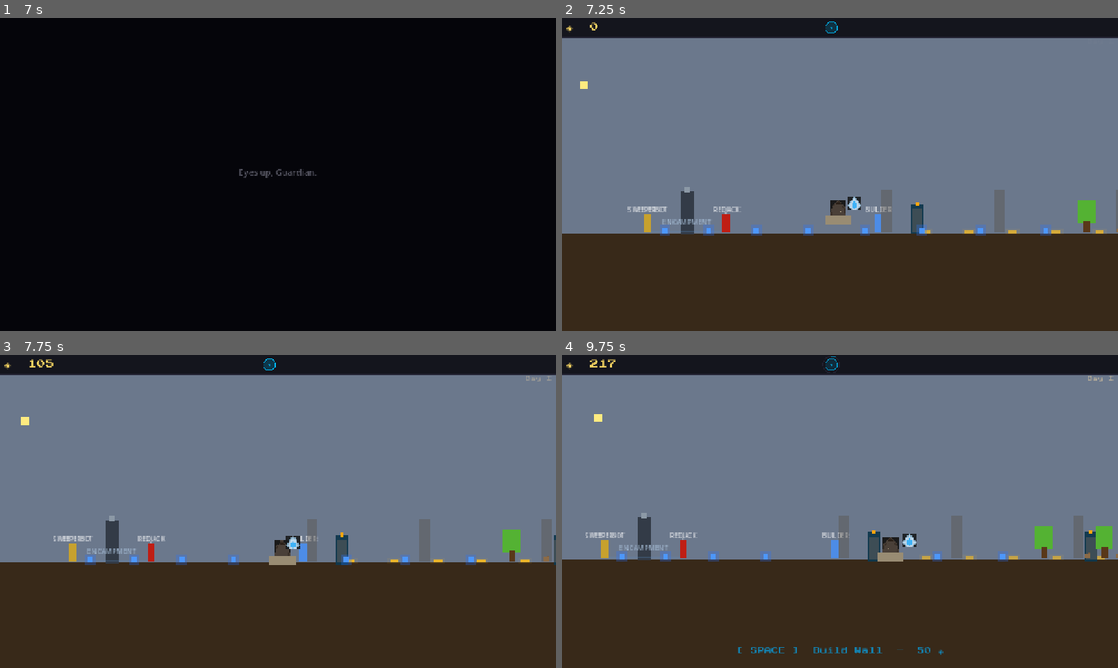
Above: before the commit, frames 1-4 (two rows, left to right).
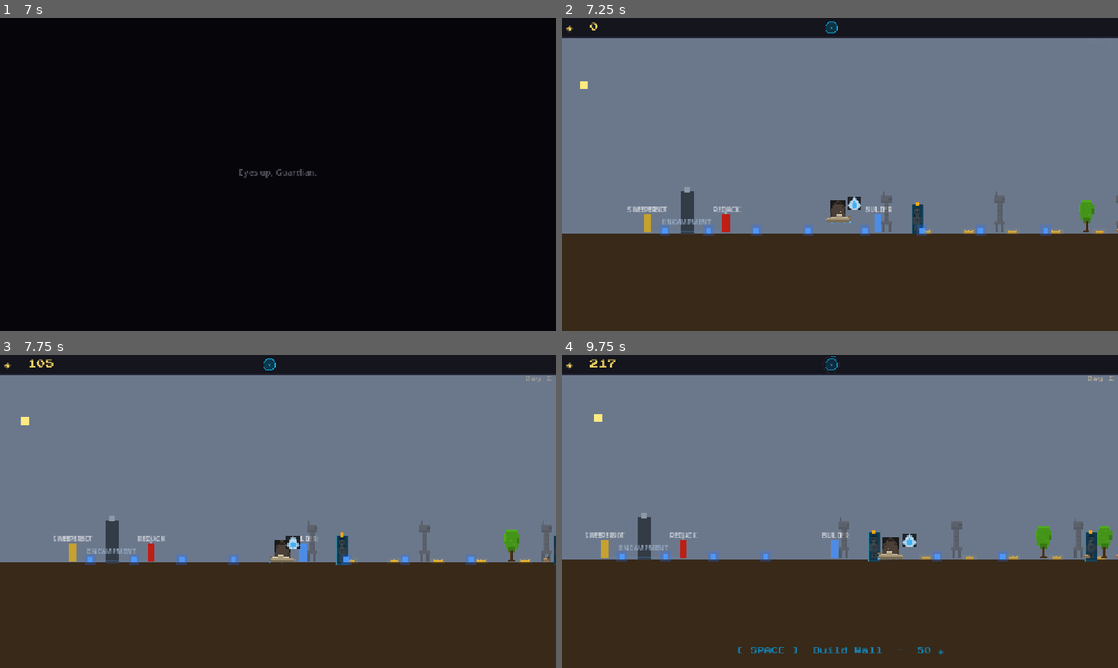
Above: after the commit, the same moments.

Repository: elliswalker/guardian-rising-game
Game: Godot game, scene res://scenes/world/opening.tscn
Two runs of this game, one before a commit and one after it. Both use one fixed random seed, a clock stepped at 60 frames per second and the inputs below.
Inputs:
- Up to frame 1 (7 s): tap Enter at 0.5, 2, 4.25 s; hold Space (action) 0.53-1.28 s; hold D (move_right) 0.53-2.03 s; tap E (ability) at 1.35, 5.85 s; tap Space (action) at 1.55, 2.85, 3.8, 4.35, 5, 6.05 s; hold A (move_left) 2.03-2.78 s; hold Space (action) 2.03-2.78 s; hold D (move_right) 2.78-4.28 s; hold E (ability) 3.53-4.28 s; hold A (move_left) 4.28-5.03 s; hold D (move_right) 5.03-5.78 s; hold Space (action) 5.03-5.78 s; hold A (move_left) from 5.78 s (still down); hold Space (action) from 6.53 s (still down)
- Up to frame 2 (7.25 s): keep holding A (move_left); keep holding Space (action)
- Up to frame 3 (7.75 s): release A (move_left) at 7.28 s; release Space (action) at 7.28 s; hold D (move_right) from 7.28 s (still down); tap Space (action) at 7.35 s
- Up to frame 4 (9.75 s): hold E (ability) 8.03-8.78 s; tap Space (action) at 8.3, 8.85 s; release D (move_right) at 9.53 s; hold A (move_left) from 9.53 s (still down); hold Space (action) from 9.53 s (still down)

Frame 1 is identical in both runs. In frame 2, 0.7% of the frame differs, in the area x 47-100%, y 54-69%; in frame 3, 0.8%; in frame 4, 1.1%, in the area x 49-100%, y 51-66%.

Commit message:
Placeholder sprite pass: structures, frames, sparrow, ship, critter
Fixes #10 — every remaining ColorRect entity now has a distinct pixel
silhouette, generated at small scale matching current world footprints
(Ellis's call — no world rescale).

New assets (tools/gen_placeholder_sprites.py, rerunnable):
- frame.png 12x26 (boxy robot) + locker.png 14x34 (teal stasis cabinet)
- wall.png 5x34, tower.png 12x48, build_site.png 10x4, tree foliage+trunk,
  ship_hull.png 52x14, sparrow.png 30x11, critter.png 8x6

Sprites that scripts tint at runtime (wall tiers, tower health, frame job
colors, tree HP, ship stages) are drawn near-white grayscale so modulate
multiplication produces the intended color. Baked-color sprites (locker,
sparrow, build site, critter) have no tint logic.

Script changes: ColorRect -> Sprite2D types, .color writes -> .modulate
(guardian.gd job coding, wall.gd, tower.gd, ship.gd, tree.gd). Tree's
commissioned-glow now merges into _update_visual instead of fighting the
tint channel; trees tint at _ready.

Also deleted two stale iCloud .tmp script copies (known sync artifact).

Co-Authored-By: Claude Sonnet 4.6 <noreply@anthropic.com>

Diff:
--- a/scenes/player/player.tscn
+++ b/scenes/player/player.tscn
@@ -1,7 +1,8 @@
-[gd_scene load_steps=4 format=3]
+[gd_scene load_steps=5 format=3]
 
 [ext_resource type="Script" path="res://scripts/player/player.gd" id="1"]
 [ext_resource type="Texture2D" path="res://assets/sprites/player/hunter.png" id="2"]
+[ext_resource type="Texture2D" path="res://assets/sprites/player/sparrow.png" id="3"]
 
 [sub_resource type="RectangleShape2D" id="RectangleShape2D_1"]
 size = Vector2(13, 26)
@@ -14,12 +15,10 @@
 texture = ExtResource("2")
 texture_filter = 1
 
-[node name="SparrowSprite" type="ColorRect" parent="."]
-offset_left = -15.0
-offset_top = -8.0
-offset_right = 15.0
-offset_bottom = 3.0
-color = Color(0.6, 0.55, 0.45, 1)
+[node name="SparrowSprite" type="Sprite2D" parent="."]
+position = Vector2(0, -3)
+texture = ExtResource("3")
+texture_filter = 1
 
 [node name="CollisionShape2D" type="CollisionShape2D" parent="."]
 position = Vector2(0, -13)
--- a/scenes/world/build_site.tscn
+++ b/scenes/world/build_site.tscn
@@ -1,6 +1,7 @@
-[gd_scene load_steps=3 format=3]
+[gd_scene load_steps=4 format=3]
 
 [ext_resource type="Script" path="res://scripts/world/build_site.gd" id="1"]
+[ext_resource type="Texture2D" path="res://assets/sprites/structures/build_site.png" id="2"]
 
 [sub_resource type="RectangleShape2D" id="RectangleShape2D_1"]
 size = Vector2(20, 16)
@@ -8,12 +9,10 @@
 [node name="BuildSite" type="Area2D"]
 script = ExtResource("1")
 
-[node name="SiteSprite" type="ColorRect" parent="."]
-offset_left = -5.0
-offset_top = -2.0
-offset_right = 5.0
-offset_bottom = 2.0
-color = Color(1.0, 0.75, 0.1, 1.0)
+[node name="SiteSprite" type="Sprite2D" parent="."]
+position = Vector2(0, 0)
+texture = ExtResource("2")
+texture_filter = 1
 
 [node name="Glow" type="ColorRect" parent="."]
 offset_left = -8.0
--- a/scenes/world/guardian.tscn
+++ b/scenes/world/guardian.tscn
@@ -1,6 +1,8 @@
-[gd_scene load_steps=3 format=3]
+[gd_scene load_steps=5 format=3]
 
 [ext_resource type="Script" path="res://scripts/world/guardian.gd" id="1"]
+[ext_resource type="Texture2D" path="res://assets/sprites/structures/locker.png" id="2"]
+[ext_resource type="Texture2D" path="res://assets/sprites/structures/frame.png" id="3"]
 
 [sub_resource type="RectangleShape2D" id="RectangleShape2D_1"]
 size = Vector2(12, 26)
@@ -8,12 +10,10 @@
 [node name="Frame" type="CharacterBody2D"]
 script = ExtResource("1")
 
-[node name="LockerSprite" type="ColorRect" parent="."]
-offset_left = -7.0
-offset_top = -32.0
-offset_right = 7.0
-offset_bottom = 2.0
-color = Color(0.06, 0.22, 0.30, 0.95)
+[node name="LockerSprite" type="Sprite2D" parent="."]
+position = Vector2(0, -15)
+texture = ExtResource("2")
+texture_filter = 1
 
 [node name="IndicatorLight" type="ColorRect" parent="."]
 offset_left = -2.0
@@ -22,12 +22,10 @@
 offset_bottom = -30.0
 color = Color(1.0, 0.65, 0.05, 1.0)
 
-[node name="FrameSprite" type="ColorRect" parent="."]
-offset_left = -6.0
-offset_top = -26.0
-offset_right = 6.0
-offset_bottom = 0.0
-color = Color(0.35, 0.35, 0.35, 0.6)
+[node name="FrameSprite" type="Sprite2D" parent="."]
+position = Vector2(0, -13)
+texture = ExtResource("3")
+texture_filter = 1
 
 [node name="CollisionShape2D" type="CollisionShape2D" parent="."]
 position = Vector2(0, -13)
--- a/scenes/world/ship.tscn
+++ b/scenes/world/ship.tscn
@@ -1,6 +1,7 @@
-[gd_scene load_steps=3 format=3 uid="uid://ship_world_01"]
+[gd_scene load_steps=4 format=3 uid="uid://ship_world_01"]
 
 [ext_resource type="Script" path="res://scripts/world/ship.gd" id="1"]
+[ext_resource type="Texture2D" path="res://assets/sprites/structures/ship_hull.png" id="2"]
 
 [sub_resource type="RectangleShape2D" id="1"]
 size = Vector2(52, 18)
@@ -15,12 +16,10 @@
 offset_bottom = 8.0
 color = Color(0.3, 0.85, 1.0, 0.0)
 
-[node name="Hull" type="ColorRect" parent="."]
-offset_left = -26.0
-offset_top = -8.0
-offset_right = 26.0
-offset_bottom = 6.0
-color = Color(0.25, 0.22, 0.20, 1.0)
+[node name="Hull" type="Sprite2D" parent="."]
+position = Vector2(0, -1)
+texture = ExtResource("2")
+texture_filter = 1
 
 [node name="Engine" type="ColorRect" parent="."]
 offset_left = 18.0
--- a/scenes/world/tower.tscn
+++ b/scenes/world/tower.tscn
@@ -1,6 +1,7 @@
-[gd_scene load_steps=4 format=3]
+[gd_scene load_steps=5 format=3]
 
 [ext_resource type="Script" path="res://scripts/world/tower.gd" id="1"]
+[ext_resource type="Texture2D" path="res://assets/sprites/structures/tower.png" id="2"]
 
 [sub_resource type="RectangleShape2D" id="RectangleShape2D_1"]
 size = Vector2(12, 40)
@@ -13,12 +14,10 @@
 collision_mask = 0
 script = ExtResource("1")
 
-[node name="TowerSprite" type="ColorRect" parent="."]
-offset_left = -6.0
-offset_top = -48.0
-offset_right = 6.0
-offset_bottom = 0.0
-color = Color(0.50, 0.44, 0.36, 1.0)
+[node name="TowerSprite" type="Sprite2D" parent="."]
+position = Vector2(0, -24)
+texture = ExtResource("2")
+texture_filter = 1
 
 [node name="CollisionShape2D" type="CollisionShape2D" parent="."]
 position = Vector2(0, -20)
--- a/scenes/world/tree.tscn
+++ b/scenes/world/tree.tscn
@@ -1,20 +1,18 @@
-[gd_scene load_steps=2 format=3]
+[gd_scene load_steps=4 format=3]
 
 [ext_resource type="Script" path="res://scripts/world/tree.gd" id="1"]
+[ext_resource type="Texture2D" path="res://assets/sprites/structures/tree_foliage.png" id="2"]
+[ext_resource type="Texture2D" path="res://assets/sprites/structures/tree_trunk.png" id="3"]
 
 [node name="Tree" type="Node2D"]
 script = ExtResource("1")
 
-[node name="Foliage" type="ColorRect" parent="."]
-offset_left = -10.0
-offset_top = -36.0
-offset_right = 10.0
-offset_bottom = -10.0
-color = Color(0.33, 0.70, 0.20, 1.0)
+[node name="Foliage" type="Sprite2D" parent="."]
+position = Vector2(0, -23)
+texture = ExtResource("2")
+texture_filter = 1
 
-[node name="Trunk" type="ColorRect" parent="."]
-offset_left = -3.5
-offset_top = -12.0
-offset_right = 3.5
-offset_bottom = 0.0
-color = Color(0.35, 0.22, 0.10, 1.0)
+[node name="Trunk" type="Sprite2D" parent="."]
+position = Vector2(0, -6)
+texture = ExtResource("3")
+texture_filter = 1
--- a/scenes/world/wall.tscn
+++ b/scenes/world/wall.tscn
@@ -1,6 +1,7 @@
-[gd_scene load_steps=3 format=3]
+[gd_scene load_steps=4 format=3]
 
 [ext_resource type="Script" path="res://scripts/world/wall.gd" id="1"]
+[ext_resource type="Texture2D" path="res://assets/sprites/structures/wall.png" id="2"]
 
 [sub_resource type="RectangleShape2D" id="RectangleShape2D_1"]
 size = Vector2(5, 34)
@@ -8,12 +9,10 @@
 [node name="Wall" type="StaticBody2D"]
 script = ExtResource("1")
 
-[node name="WallSprite" type="ColorRect" parent="."]
-offset_left = -2.5
-offset_top = -32.0
-offset_right = 2.5
-offset_bottom = 2.0
-color = Color(0.35, 0.38, 0.42, 1)
+[node name="WallSprite" type="Sprite2D" parent="."]
+position = Vector2(0, -15)
+texture = ExtResource("2")
+texture_filter = 1
 
 [node name="CollisionShape2D" type="CollisionShape2D" parent="."]
 position = Vector2(0, -15)
--- a/scenes/world/wildlife.tscn
+++ b/scenes/world/wildlife.tscn
@@ -1,20 +1,12 @@
-[gd_scene load_steps=2 format=3]
+[gd_scene load_steps=3 format=3]
 
 [ext_resource type="Script" path="res://scripts/world/wildlife.gd" id="1"]
+[ext_resource type="Texture2D" path="res://assets/sprites/world/critter.png" id="2"]
 
 [node name="Wildlife" type="Node2D"]
 script = ExtResource("1")
 
-[node name="Body" type="ColorRect" parent="."]
-offset_left = -3.0
-offset_top = -3.0
-offset_right = 3.0
-offset_bottom = 1.0
-color = Color(0.55, 0.42, 0.28, 1.0)
-
-[node name="Ear" type="ColorRect" parent="."]
-offset_left = 1.0
-offset_top = -5.0
-offset_right = 3.0
-offset_bottom = -3.0
-color = Color(0.48, 0.36, 0.24, 1.0)
+[node name="Body" type="Sprite2D" parent="."]
+position = Vector2(0, -1)
+texture = ExtResource("2")
+texture_filter = 1
--- a/scripts/world/build_site.gd
+++ b/scripts/world/build_site.gd
@@ -4,7 +4,7 @@
 const SWING_COUNT := 4
 const BUILD_COST  := 50  # glimmer charged when player actions the job
 
-@onready var _site_sprite: ColorRect = $SiteSprite
+@onready var _site_sprite: Sprite2D = $SiteSprite
 @onready var _glow: ColorRect = $Glow
 
 # Tier memory from the wall that was here before (1=Wood … 4=Shield).
--- a/scripts/world/guardian.gd
+++ b/scripts/world/guardian.gd
@@ -66,8 +66,8 @@
 const COLOR_LOCKER   := Color(0.06, 0.22, 0.30, 0.95)
 const COLOR_INDICATOR_AMBER := Color(1.0, 0.65, 0.05, 1.0)
 
-@onready var _sprite: ColorRect = $FrameSprite
-@onready var _locker_sprite: ColorRect = $LockerSprite
+@onready var _sprite: Sprite2D = $FrameSprite
+@onready var _locker_sprite: Sprite2D = $LockerSprite
 @onready var _indicator_light: ColorRect = $IndicatorLight
 
 var state: State = State.DORMANT
@@ -96,7 +96,7 @@
 	add_to_group("frame_npc")
 	collision_layer = 16  # frame NPC layer — player and enemies pass through
 	collision_mask = 1    # ground only
-	_sprite.color = COLOR_DORMANT
+	_sprite.modulate = COLOR_DORMANT
 	_spawn_pos = global_position
 	_restore_locker()
 	GameState.redjack_job_created.connect(_on_redjack_job_created)
@@ -228,7 +228,7 @@
 		GameState.action_prompt_hide.emit()
 	_open_locker()
 	add_to_group("frame_following")
-	_sprite.color = COLOR_WAITING
+	_sprite.modulate = COLOR_WAITING
 	_find_nearest_job_post()
 	state = State.SEEKING_JOB_POST
 
@@ -270,7 +270,7 @@
 	if GameState.wave_changed.is_connected(_on_wave_changed):
 		GameState.wave_changed.disconnect(_on_wave_changed)
 	state = State.RETURNING_TO_SPAWN
-	_sprite.color = COLOR_DORMANT
+	_sprite.modulate = COLOR_DORMANT
 
 func _do_return_to_spawn() -> void:
 	var dist: float = abs(global_position.x - _spawn_pos.x)
@@ -466,7 +466,7 @@
 	remove_from_group("frame_following")
 	add_to_group("frame_waiting")
 	state = State.WAITING
-	_sprite.color = COLOR_WAITING
+	_sprite.modulate = COLOR_WAITING
 	_try_take_post_job()
 
 func _try_take_post_job() -> void:
@@ -512,7 +512,7 @@
 	remove_from_group("frame_waiting")
 	add_to_group("redjacks")
 	state = State.PATROL
-	_sprite.color = COLOR_REDJACK
+	_sprite.modulate = COLOR_REDJACK
 	GameState.wave_changed.connect(_on_wave_changed)
 	if GameState.wave_number >= 1:
 		_start_repositioning()
@@ -531,7 +531,7 @@
 	remove_from_group("frame_waiting")
 	add_to_group("sweeperbots")
 	state = State.SWEEPING
-	_sprite.color = COLOR_FARMER
+	_sprite.modulate = COLOR_FARMER
 
 func _on_builder_job_created() -> void:
 	if state != State.WAITING:
@@ -547,7 +547,7 @@
 	_is_builder = true
 	remove_from_group("frame_waiting")
 	add_to_group("builders")
-	_sprite.color = COLOR_BUILDER
+	_sprite.modulate = COLOR_BUILDER
 	GameState.build_job_queued.connect(_on_build_job_queued)
 	_try_claim_build_job()
 
@@ -746,7 +746,7 @@
 		if not _repair_target.has_method("can_upgrade") or not _repair_target.call("can_upgrade"):
 			_repair_target = null
 			_is_upgrading = false
-			_sprite.color = COLOR_BUILDER
+			_sprite.modulate = COLOR_BUILDER
 			state = State.BUILDER_IDLE
 			return
 	else:
@@ -754,7 +754,7 @@
 		var hp_int: int = hp_val as int if hp_val != null else 0
 		if hp_int <= 0 or (hp_int % 2) == 0:  # wall gone or already healthy
 			_repair_target = null
-			_sprite.color = COLOR_BUILDER
+			_sprite.modulate = COLOR_BUILDER
 			state = State.BUILDER_IDLE
 			return
 	var dist: float = abs(global_position.x - _repair_target.global_position.x)
@@ -764,7 +764,7 @@
 	velocity.x = 0.0
 	_build_timer += delta
 	var pulse: float = sin(_build_timer * TAU) * 0.5 + 0.5
-	_sprite.color = COLOR_BUILDER.lerp(COLOR_FLASH, pulse)
+	_sprite.modulate = COLOR_BUILDER.lerp(COLOR_FLASH, pulse)
 	if _build_timer >= BUILD_SWING_TIME:
 		_build_timer = 0.0
 		if _repair_target and is_instance_valid(_repair_target):
@@ -774,7 +774,7 @@
 				_repair_target.call("repair")
 		_repair_target = null
 		_is_upgrading = false
-		_sprite.color = COLOR_BUILDER
+		_sprite.modulate = COLOR_BUILDER
 		state = State.BUILDER_IDLE
 
 func _do_seek_site(_delta: float) -> void:
@@ -795,14 +795,14 @@
 		return
 	_build_timer += delta
 	var pulse: float = sin(_build_timer * TAU) * 0.5 + 0.5
-	_sprite.color = COLOR_BUILDER.lerp(COLOR_WAITING, pulse)
+	_sprite.modulate = COLOR_BUILDER.lerp(COLOR_WAITING, pulse)
 	if _build_timer >= BUILD_SWING_TIME:
 		_build_timer -= BUILD_SWING_TIME  # keep rhythm; don't reset to 0
 		if _build_site_target and is_instance_valid(_build_site_target):
 			_build_site_target.add_progress(1)
 			if not is_instance_valid(_build_site_target) or _build_site_target.is_complete():
 				_build_site_target = null
-				_sprite.color = COLOR_BUILDER
+				_sprite.modulate = COLOR_BUILDER
 				_try_claim_build_job()
 
 # ── Reposition ────────────────────────────────────────────────────────────────
@@ -864,7 +864,7 @@
 	_tower = tower
 	tower.garrison(self)
 	state = State.GARRISONED
-	_sprite.color = COLOR_REDJACK  # visible, stationed at tower
+	_sprite.modulate = COLOR_REDJACK  # visible, stationed at tower
 
 func exit_tower() -> void:
 	_tower = null
@@ -882,11 +882,11 @@
 		_flash_attack()
 
 func _flash_attack() -> void:
-	var restore_color: Color = _sprite.color
+	var restore_color: Color = _sprite.modulate
 	var tween: Tween = create_tween()
-	tween.tween_property(_sprite, "color", COLOR_FLASH, 0.0)
+	tween.tween_property(_sprite, "modulate", COLOR_FLASH, 0.0)
 	tween.tween_interval(0.08)
-	tween.tween_property(_sprite, "color", restore_color, 0.12)
+	tween.tween_property(_sprite, "modulate", restore_color, 0.12)
 
 # ── Tree chopping (builders) ──────────────────────────────────────────────────
 
@@ -902,14 +902,14 @@
 	velocity.x = 0.0
 	_build_timer += delta
 	var pulse: float = sin(_build_timer * TAU) * 0.5 + 0.5
-	_sprite.color = COLOR_BUILDER.lerp(COLOR_FLASH, pulse)
+	_sprite.modulate = COLOR_BUILDER.lerp(COLOR_FLASH, pulse)
 	if _build_timer >= BUILD_SWING_TIME:
 		_build_timer = 0.0
 		if _tree_target and is_instance_valid(_tree_target):
 			var fell: bool = _tree_target.call("chop")
 			if fell or not is_instance_valid(_tree_target):
 				_tree_target = null
-				_sprite.color = COLOR_BUILDER
+				_sprite.modulate = COLOR_BUILDER
 				state = State.BUILDER_IDLE
 
 # ── Assault (player ordered charge) ──────────────────────────────────────────
--- a/scripts/world/ship.gd
+++ b/scripts/world/ship.gd
@@ -15,7 +15,7 @@
 	Color(0.80, 0.78, 0.72, 1.0),  # launch-ready — bright
 ]
 
-@onready var _hull:   ColorRect = $Hull
+@onready var _hull:   Sprite2D = $Hull
 @onready var _engine: ColorRect = $Engine
 @onready var _glow:   ColorRect = $Glow
 
@@ -89,7 +89,7 @@
 		_show_prompt()
 
 func _update_visual() -> void:
-	_hull.color = STAGE_HULL_COLORS[_stage]
+	_hull.modulate = STAGE_HULL_COLORS[_stage]
 	var glow_alpha: float = float(_stage) / 3.0 * 0.55
 	_glow.modulate.a = glow_alpha
 	_engine.modulate.a = 0.3 + float(_stage) / 3.0 * 0.7
--- a/scripts/world/tower.gd
+++ b/scripts/world/tower.gd
@@ -11,7 +11,7 @@
 const COLOR_DAMAGED    := Color(0.28, 0.22, 0.16, 1.0)
 const COLOR_UNBUILT    := Color(0.35, 0.33, 0.30, 0.45)
 
-@onready var _sprite: ColorRect = $TowerSprite
+@onready var _sprite: Sprite2D = $TowerSprite
 
 var _built: bool = false
 var _commissioned: bool = false
@@ -95,10 +95,10 @@
 
 func _update_visual() -> void:
 	if not _built:
-		_sprite.color = COLOR_UNBUILT
+		_sprite.modulate = COLOR_UNBUILT
 		return
 	var t: float = float(_hp) / float(MAX_HP)
-	_sprite.color = COLOR_HEALTHY.lerp(COLOR_DAMAGED, 1.0 - t)
+	_sprite.modulate = COLOR_HEALTHY.lerp(COLOR_DAMAGED, 1.0 - t)
 
 func _fire_at_nearest_enemy() -> void:
 	if not _bullet_scene:
--- a/scripts/world/tree.gd
+++ b/scripts/world/tree.gd
@@ -11,8 +11,8 @@
 
 const BUILD_SITE_SCENE := preload("res://scenes/world/build_site.tscn")
 
-@onready var _foliage: ColorRect = $Foliage
-@onready var _trunk:   ColorRect = $Trunk
+@onready var _foliage: Sprite2D = $Foliage
+@onready var _trunk:   Sprite2D = $Trunk
 
 var _hp: int = HP_MAX
 var _commissioned: bool = false
@@ -20,6 +20,7 @@
 
 func _ready() -> void:
 	add_to_group("trees")
+	_update_visual()
 
 func _process(_delta: float) -> void:
 	if _commissioned:
@@ -44,8 +45,7 @@
 	_commissioned = true
 	_player_nearby = false
 	GameState.hide_action_prompt(self)
-	# The tree appears slightly brighter once commissioned
-	_foliage.modulate = Color(1.2, 1.2, 0.8, 1.0)
+	_update_visual()  # commissioned trees render brighter
 
 # Returns true when the tree falls. Called by builder on each swing.
 func chop() -> bool:
@@ -66,7 +66,9 @@
 
 func _update_visual() -> void:
 	var t: float = float(_hp) / float(HP_MAX)
-	_foliage.color = Color(0.18 + t * 0.15, 0.48 + t * 0.22, 0.12, 1.0)
-	_trunk.color = Color(0.35 - (1.0 - t) * 0.12, 0.22 - (1.0 - t) * 0.05, 0.10, 1.0)
+	var fol: Color = Color(0.18 + t * 0.15, 0.48 + t * 0.22, 0.12, 1.0)
 	if _commissioned:
-		_foliage.modulate = Color(1.2, 1.2, 0.8, 1.0)
+		# marked for chopping — brighter, yellow-shifted
+		fol = Color(minf(fol.r * 1.8, 1.0), minf(fol.g * 1.5, 1.0), fol.b * 0.8, 1.0)
+	_foliage.modulate = fol
+	_trunk.modulate = Color(0.35 - (1.0 - t) * 0.12, 0.22 - (1.0 - t) * 0.05, 0.10, 1.0)
--- a/scripts/world/wall.gd
+++ b/scripts/world/wall.gd
@@ -20,7 +20,7 @@
 
 const HITS_PER_HP := 3  # dreg hits required to lose 1 HP; wood wall survives 6 hits
 
-@onready var _sprite: ColorRect = $WallSprite
+@onready var _sprite: Sprite2D = $WallSprite
 
 # Set this before add_child() to spawn a wall at the correct tier.
 # Default 2 = Healthy Wood.
@@ -61,7 +61,7 @@
 	if _hp <= 0:
 		return
 	var tier: int = current_tier()
-	_sprite.color = COLOR_BROKEN[tier] if (_hp % 2) == 1 else COLOR_HEALTHY[tier]
+	_sprite.modulate = COLOR_BROKEN[tier] if (_hp % 2) == 1 else COLOR_HEALTHY[tier]
 
 func repair() -> void:
 	if _hp <= 0:
--- a/scripts/world/wildlife.gd
+++ b/scripts/world/wildlife.gd
@@ -13,7 +13,7 @@
 const WANDER_CHANGE_MIN := 1.2
 const WANDER_CHANGE_MAX := 3.0
 
-@onready var _body: ColorRect = $Body
+@onready var _body: Sprite2D = $Body
 
 var _home_x: float = 0.0
 var _dir: float = 1.0
Binary file added: assets/sprites/player/sparrow.png
Binary file added: assets/sprites/structures/build_site.png
Binary file added: assets/sprites/structures/frame.png
Binary file added: assets/sprites/structures/locker.png
Binary file added: assets/sprites/structures/ship_hull.png
Binary file added: assets/sprites/structures/tower.png
Binary file added: assets/sprites/structures/tree_foliage.png
Binary file added: assets/sprites/structures/tree_trunk.png
Binary file added: assets/sprites/structures/wall.png
Binary file added: assets/sprites/world/critter.png
Not shown, added: scripts/world/wildlife.gd.uid
